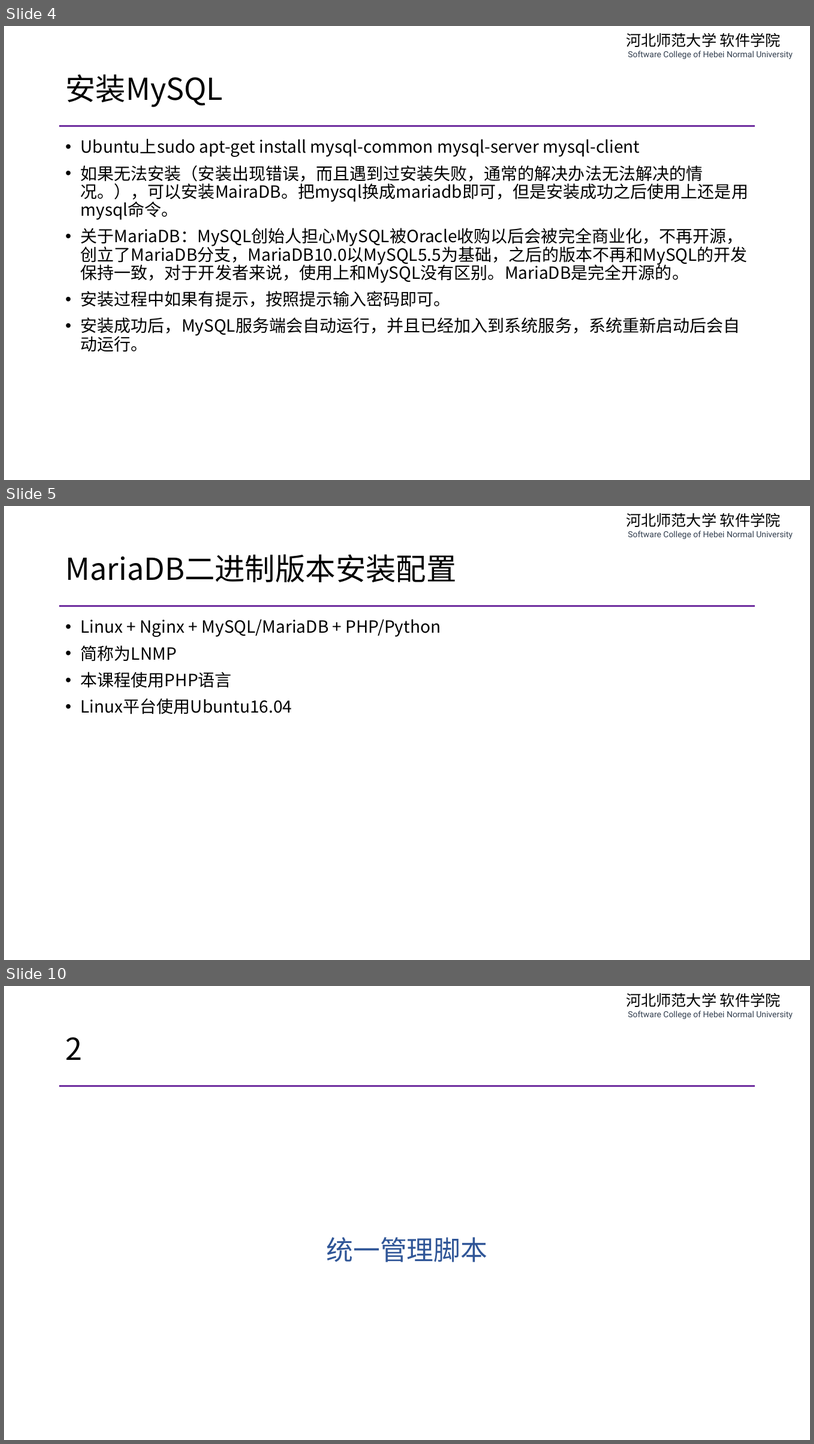
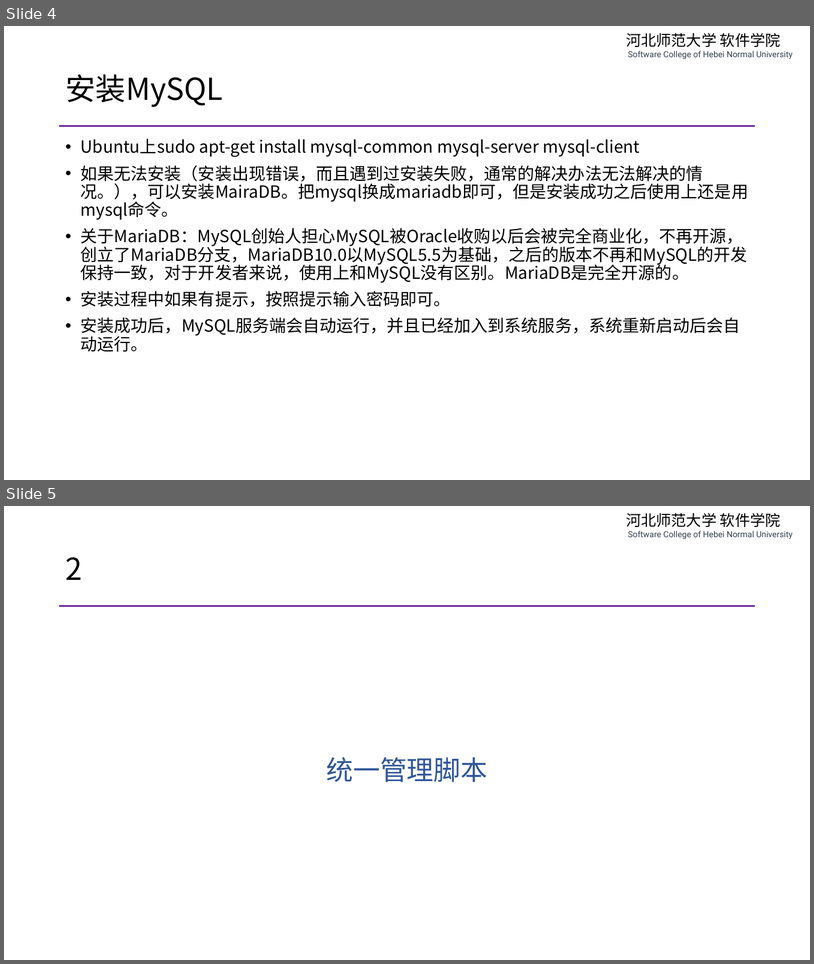
Before and after one commit to edu2act/course-php-serverside-development-on-linux, a slide deck: materials/slides/ch04-complete-lnmp.pptx. Shown one above the other, each under a label of ours: slides 4, 5 and 10 before the commit, slides 4 and 5 after it; the slides between them are not shown. The pictures are 814x1444 and 814x964 pixels, drawn with LibreOffice and Linux fonts; fonts in the diff are those of the drawing. Boxes give left, top, right and bottom in pixels: in the first picture for what was removed or moved away, otherwise in the second. Text is boxed around its words. In the diff, an @@ line names an element or a change of style, - is before the commit and + after.

```diff
--- a/materials/slides/ch04-complete-lnmp.pptx
+++ b/materials/slides/ch04-complete-lnmp.pptx
@@ slide 5 removed at box(4, 506, 810, 960), background #FFFFFF; not listed: 2 template elements that a slide beside it also shows @@
@@ title removed at box(65, 554, 456, 582) @@
-MariaDB二进制版本安装配置
@@ text removed at box(81, 619, 441, 714) @@
-• Linux + Nginx + MySQL/MariaDB + PHP/Python
-• 简称为LNMP
-• 本课程使用PHP语言
-• Linux平台使用Ubuntu16.04
@@ what was slide 10 is now slide 5 @@
```
Also in this commit, not shown: 4 other slides removed, 4 other files.
